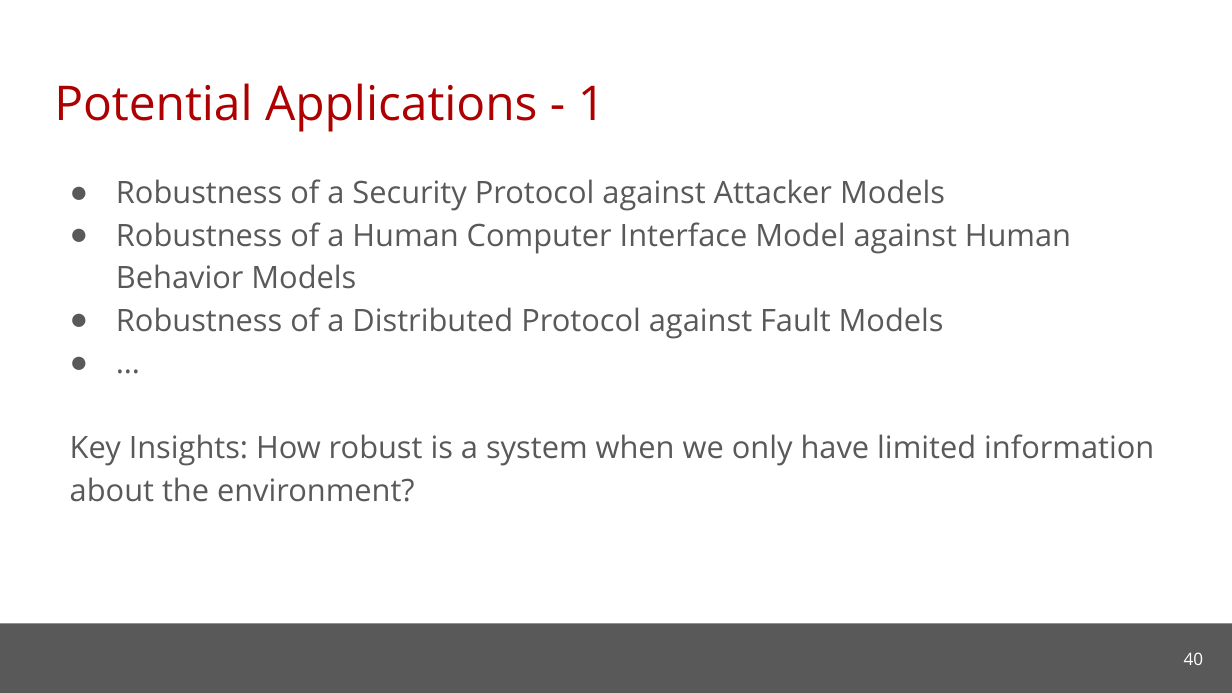
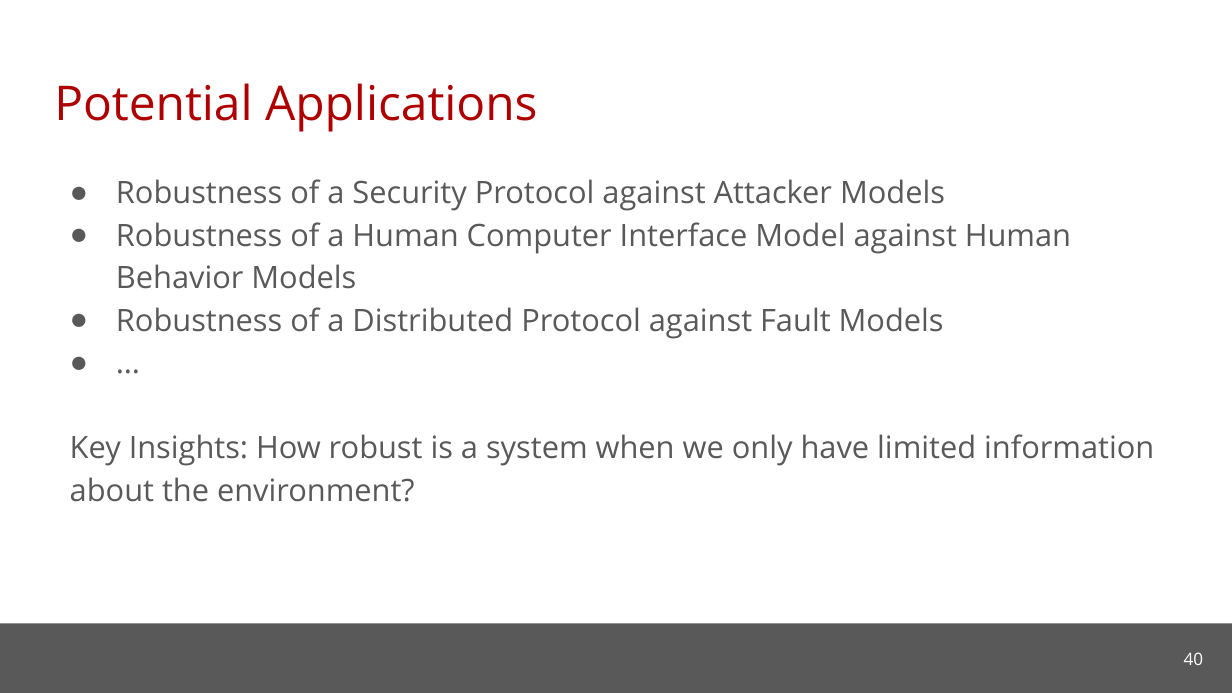
Before and after one commit to cmu-soda/Robustness, a slide deck: slide 40 of Robustness.pptx. Drawn at 1232x693 pixels with LibreOffice and Linux fonts; fonts in the diff are those of the drawing; background and template pictures are left out. Boxes give left, top, right and bottom in pixels: in the first picture for what was removed or moved away, otherwise in the second. Text is boxed around its words. In the diff, an @@ line names an element or a change of style, - is before the commit and + after.

```diff
--- a/Robustness.pptx
+++ b/Robustness.pptx
@@ title at [54, 83, 537, 132]: text changed @@
-Potential Applications - 1
+Potential Applications
```
Also in this commit, not shown: 3 other slides changed, 1 slide removed.
